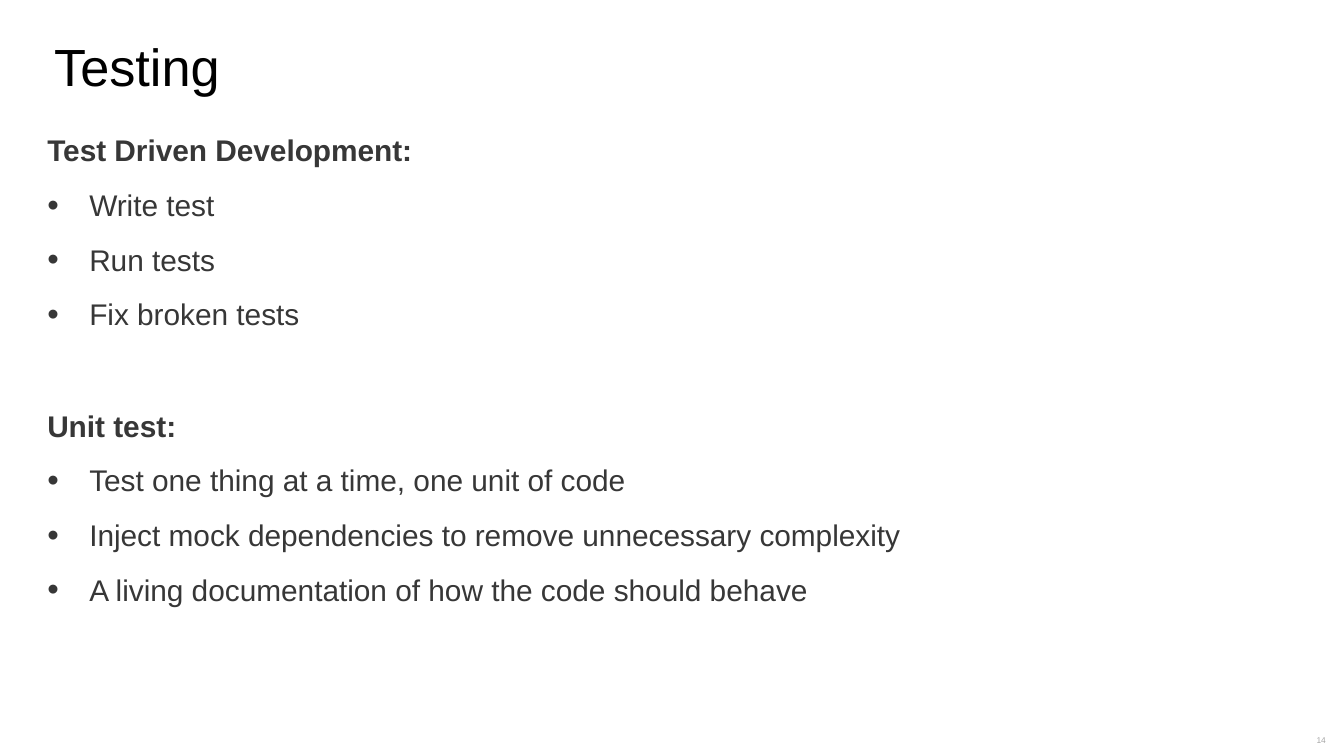
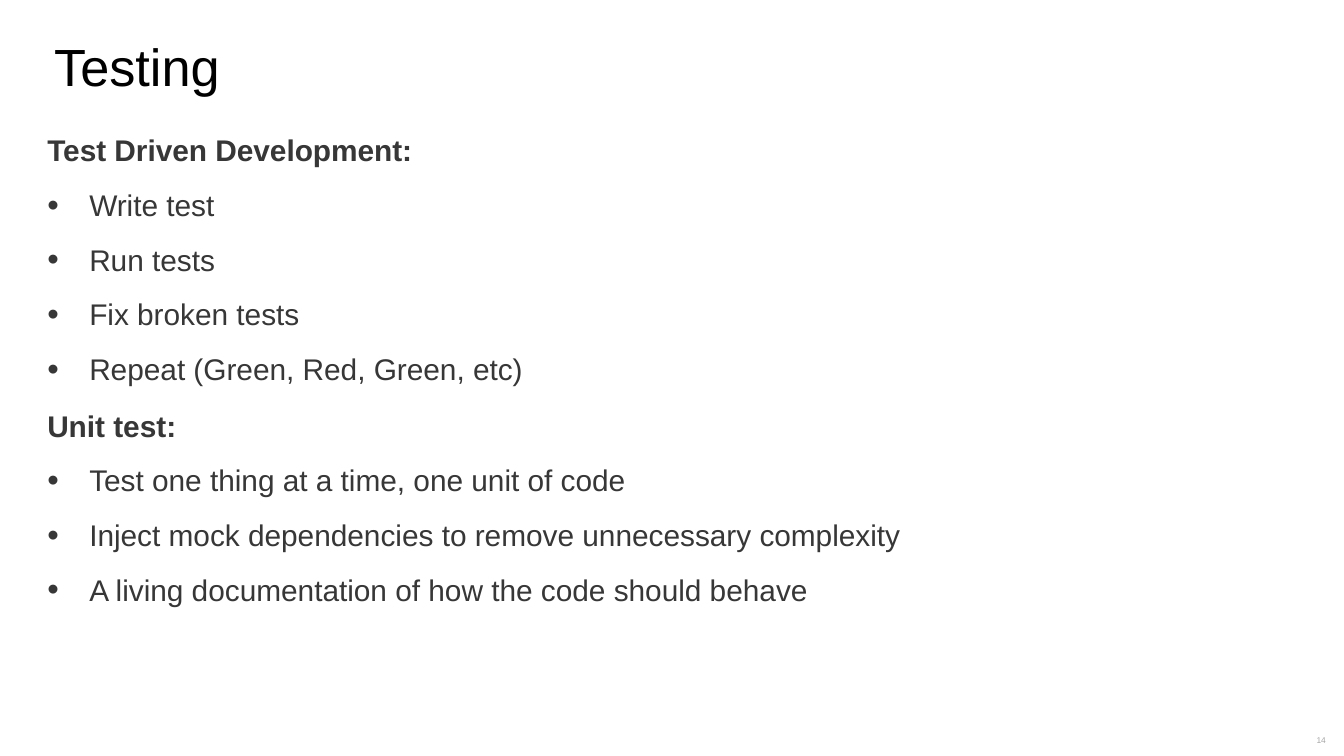
Before and after one commit to kkolberg/prototypes, a slide deck: slide 14 of Lambda Serverless.pptx. Drawn at 1344x756 pixels with LibreOffice and Linux fonts; fonts in the diff are those of the drawing. Boxes give left, top, right and bottom in pixels: in the first picture for what was removed or moved away, otherwise in the second. Text is boxed around its words. In the diff, an @@ line names an element or a change of style, - is before the commit and + after.

```diff
--- a/Lambda Serverless.pptx
+++ b/Lambda Serverless.pptx
@@ text at [89,358,523,385]: paragraph added @@
+• Repeat (Green, Red, Green, etc)
```
Also in this commit, not shown: 2 other slides changed, 1 slide added, 1 slide removed.
